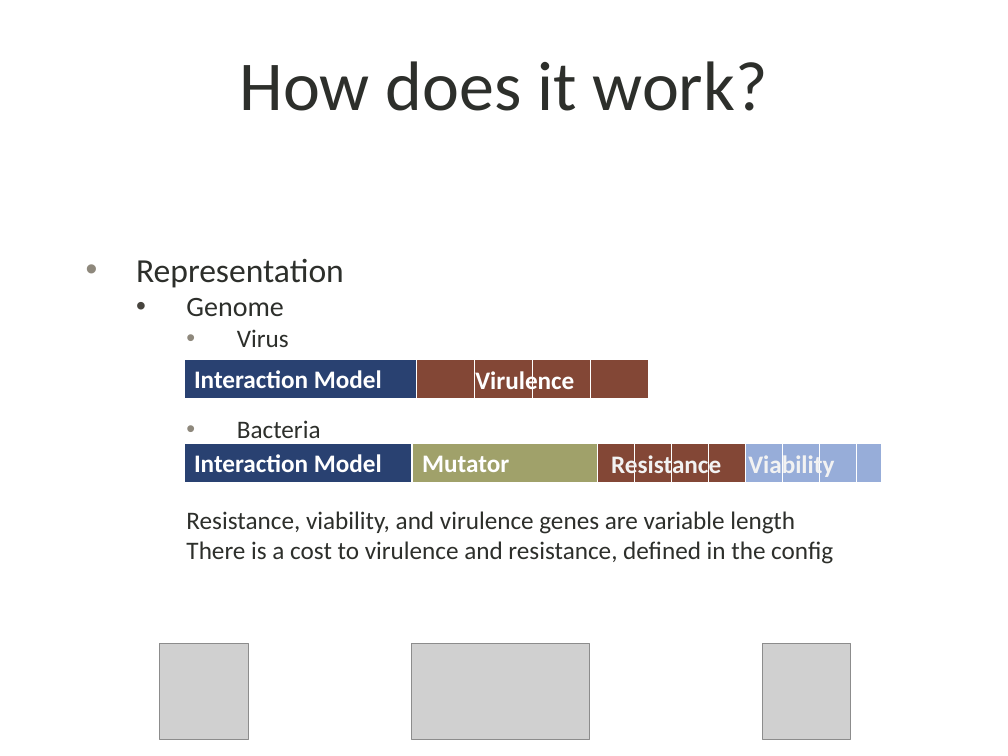
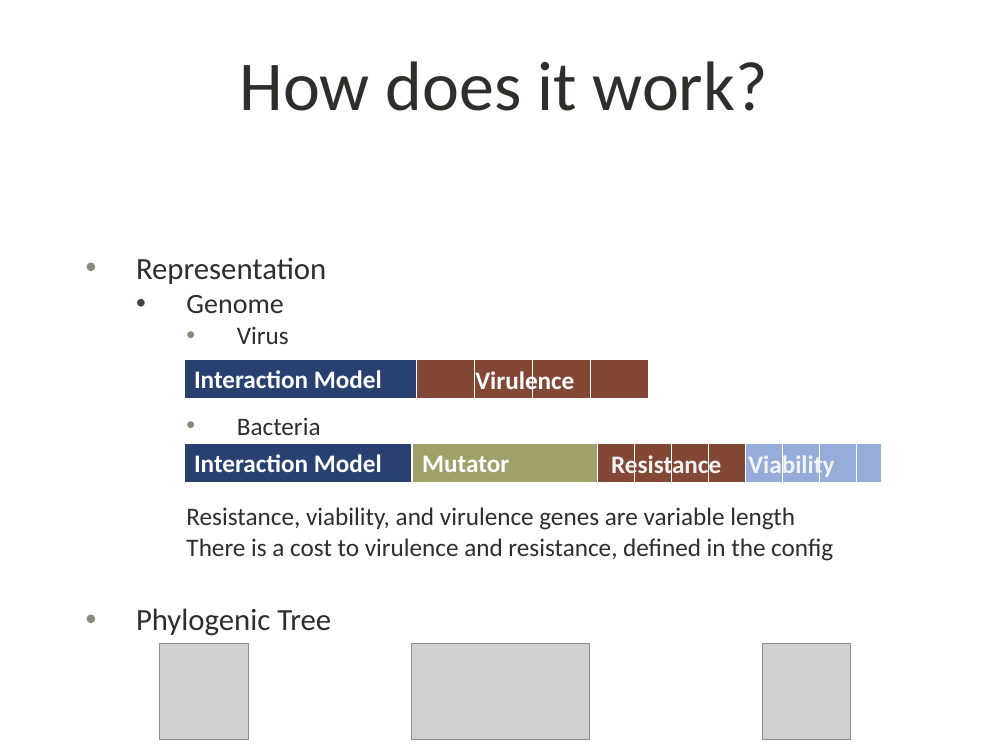
Before and after one commit to shankl/EvoComp_FinalProject, a slide deck: slide 10 of presentation.pptx. Drawn at 1008x756 pixels with LibreOffice and Linux fonts; fonts in the diff are those of the drawing; grey boxes stand for pictures; background and template pictures are left out. Boxes give left, top, right and bottom in pixels: in the first picture for what was removed or moved away, otherwise in the second. Text is boxed around its words. In the diff, an @@ line names an element or a change of style, - is before the commit and + after.

```diff
--- a/presentation.pptx
+++ b/presentation.pptx
@@ text at bbox=[136, 257, 326, 284]: size 24 to 22 pt in "Representation" @@
@@ text added at bbox=[136, 608, 331, 636], 22 pt, text #2D2F2B @@
+• Phylogenic Tree
```
Also in this commit, not shown: 2 other slides changed, 1 other file.
